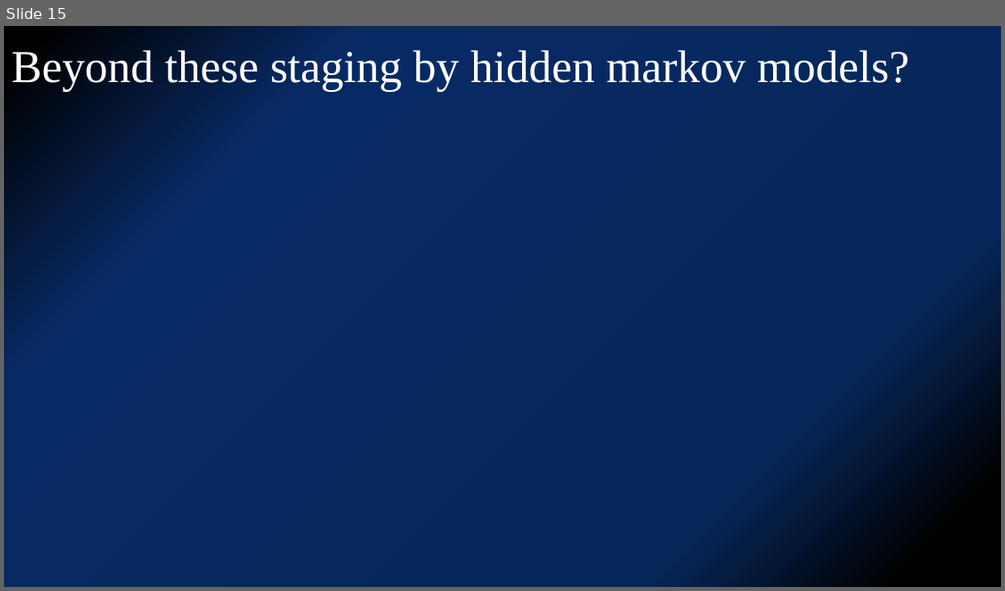
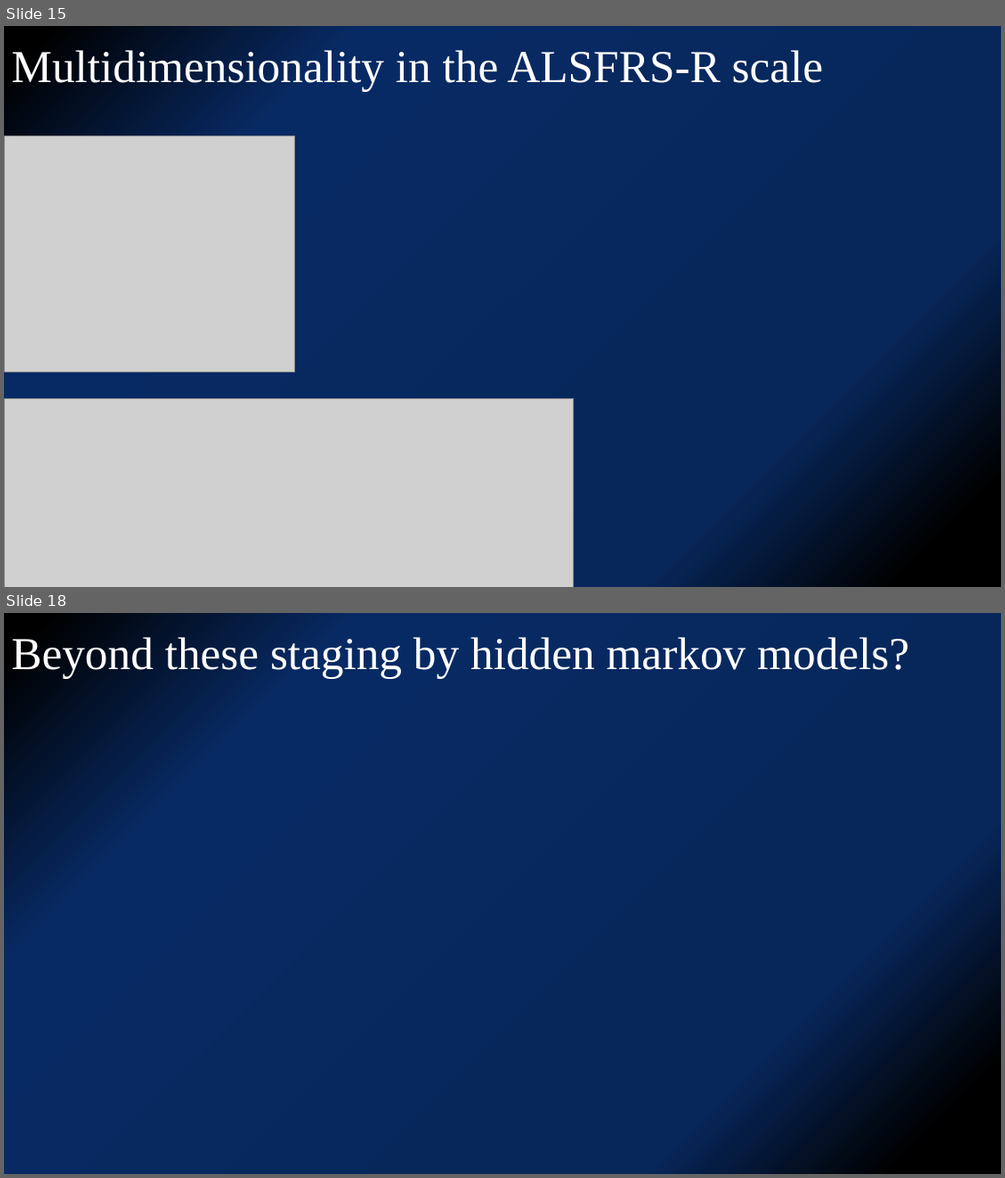
Before and after one commit to kjfdf/lecture, a slide deck: SNUH 심포지엄-유일한.pptx. Shown one above the other, each under a label of ours: slide 15 before the commit, slides 15 and 18 after it; the slides between them are not shown. The pictures are 1005x591 and 1005x1178 pixels, drawn with LibreOffice and Linux fonts; fonts in the diff are those of the drawing; grey boxes stand for pictures. Boxes give left, top, right and bottom in pixels: in the first picture for what was removed or moved away, otherwise in the second. Text is boxed around its words. In the diff, an @@ line names an element or a change of style, - is before the commit and + after.

```diff
--- a/SNUH 심포지엄-유일한.pptx
+++ b/SNUH 심포지엄-유일한.pptx
@@ slide 15 added at (4, 26, 1001, 587), background gradient #000000 to #072659 to #082A64 @@
@@ title added at (11, 46, 823, 92), 44 pt, text #FFFFFF @@
+Multidimensionality in the ALSFRS-R scale
@@ picture added at (4, 136, 295, 372) @@
@@ picture added at (4, 398, 574, 587) @@
@@ what was slide 15 is now slide 18 @@
```
Also in this commit, not shown: 1 slide changed, 2 other slides added.
